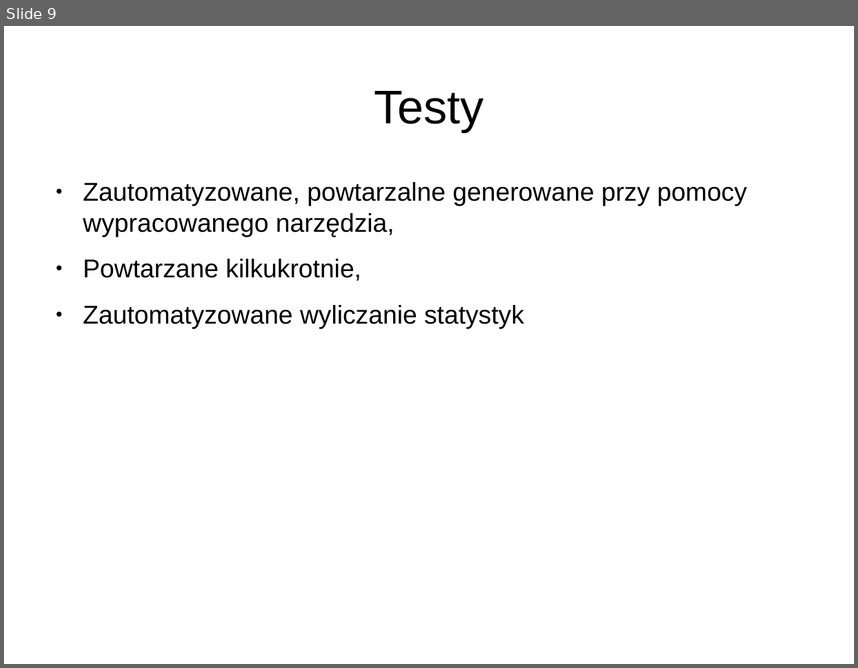
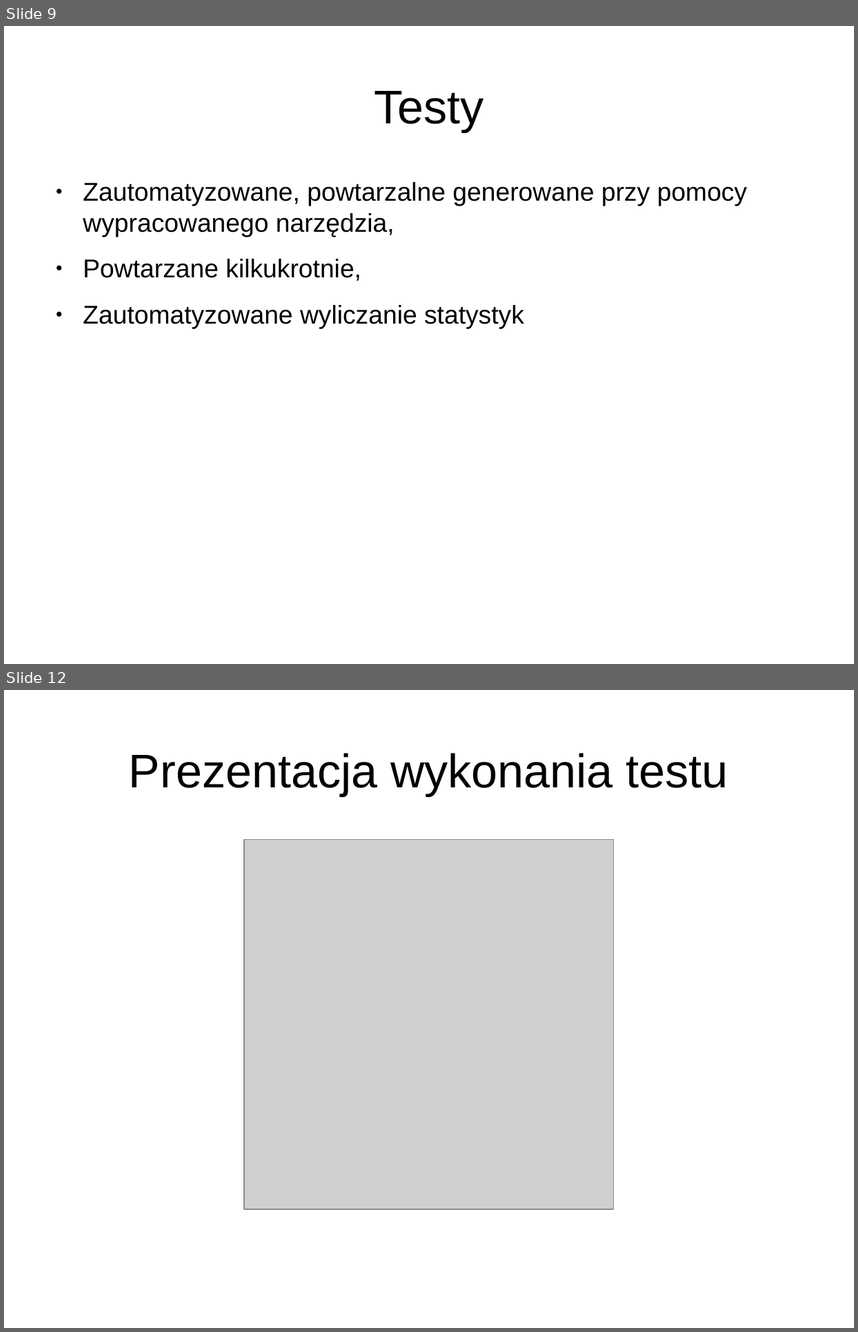
Before and after one commit to aksinghdce/master-thesis, a slide deck: prezentacja.odp. Shown one above the other, each under a label of ours: slide 9 before the commit, slides 9 and 12 after it; the slides between them are not shown. The pictures are 858x668 and 858x1332 pixels, drawn with LibreOffice and Linux fonts; fonts in the diff are those of the drawing; grey boxes stand for pictures. Boxes give left, top, right and bottom in pixels: in the first picture for what was removed or moved away, otherwise in the second. Text is boxed around its words. In the diff, an @@ line names an element or a change of style, - is before the commit and + after.

```diff
--- a/prezentacja.odp
+++ b/prezentacja.odp
@@ slide 12 added at bbox=[4, 690, 854, 1328], background #FFFFFF @@
@@ title added at bbox=[129, 753, 728, 796], 44 pt, text #000000 @@
+Prezentacja wykonania testu
@@ picture added at bbox=[244, 839, 613, 1208] @@
```
Also in this commit, not shown: 5 slides changed, 2 other slides added.
